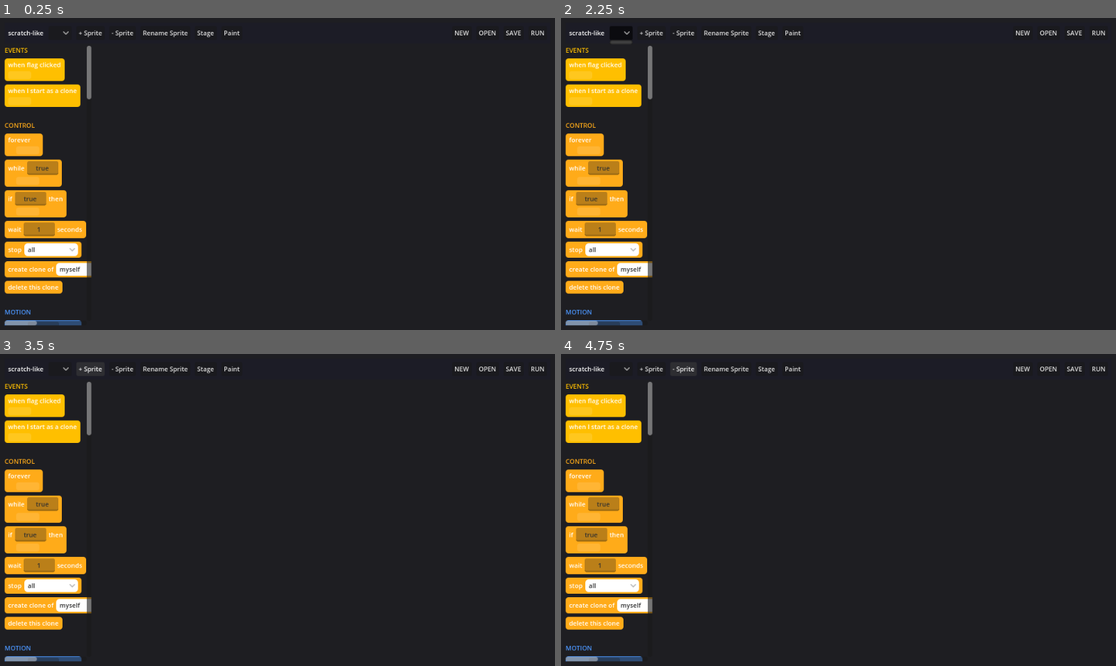
Above: before the commit, frames 1-4 (two rows, left to right).
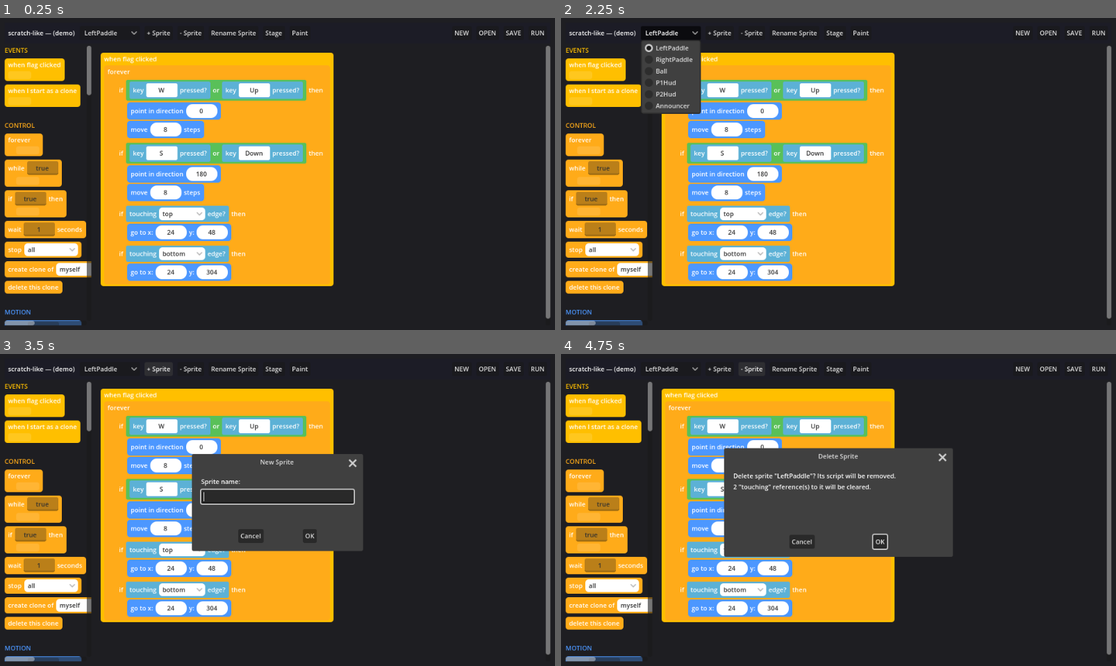
Above: after the commit, the same moments.

Repository: nedink/scratch-like
Game: Godot game, scene res://editor.tscn
Two runs of this game, one before a commit and one after it. Both use one fixed random seed, a clock stepped at 60 frames per second and the inputs below.
Inputs (mouse positions are in pixels of both pictures, inside the frame that each line leads up to; where the layout moved, square brackets give the same spot in the first picture):
- Up to frame 1 (0.25 s): no input
- Up to frame 2 (2.25 s): click "NEW" at 0.5 s; click "NEW" at 1.25 s; click (672, 33) [622, 33] at 2 s
- Up to frame 3 (3.5 s): click "+ Sprite" at 2.75 s
- Up to frame 4 (4.75 s): click (871, 534) at 3.5 s, where only the run after the commit has a clickable "OK"; click "- Sprite" at 4.25 s

The runs differ from the first frame. In frame 1, 33% of the frame differs, in the area x 6-100%, y 4-99%; in frame 2, 34%; in frame 3, 33%; in frame 4, 36%, in the area x 6-100%, y 3-99%.
Error before the commit: Parse Error: Cannot infer the type of "additive" variable because the value doesn't have a set type. (res://scripts/block_canvas.gd:447)

Commit message:
M46: fix parse error — explicitly type the modifier/double-click flags
`event` is statically InputEvent, so event.shift_pressed / .double_click read
as Variant; `:=` can't infer a type from them. Annotate the locals as bool.

Co-Authored-By: Claude Opus 4.8 <noreply@anthropic.com>

Diff:
--- a/scripts/block_canvas.gd
+++ b/scripts/block_canvas.gd
@@ -444,8 +444,9 @@
 	if event is InputEventMouseButton and event.button_index == MOUSE_BUTTON_LEFT:
 		if event.pressed and _state == _IDLE:
 			# Modifier / double-click flags for selection (M46), captured before any early return.
-			var additive := event.shift_pressed or event.meta_pressed or event.ctrl_pressed
-			var double_click := event.double_click
+			# Typed explicitly: `event` is statically InputEvent, so these properties read as Variant.
+			var additive: bool = event.shift_pressed or event.meta_pressed or event.ctrl_pressed
+			var double_click: bool = event.double_click
 			# A ScrollContainer only clips *rendering*: a block scrolled above the viewport keeps a
 			# global rect that overlaps the chrome above the canvas (the top bar's sprite selector).
 			# Ignore a press outside the visible canvas region so it falls through to that chrome
